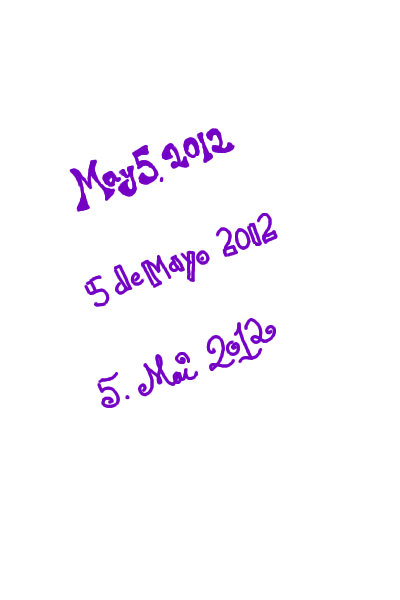
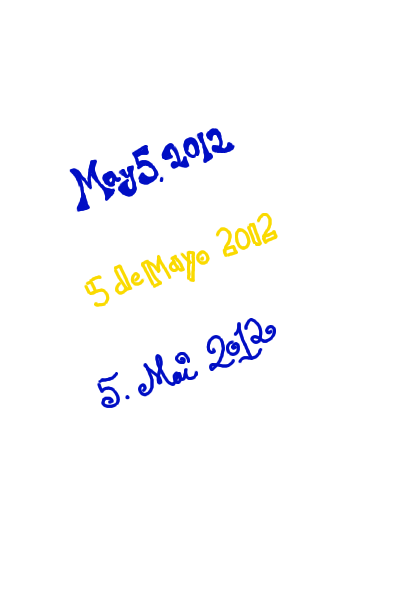
Layers edited between the first and the second w=400, h=600 image:
painted on "New Layer#7" over [69, 128, 278, 408]
